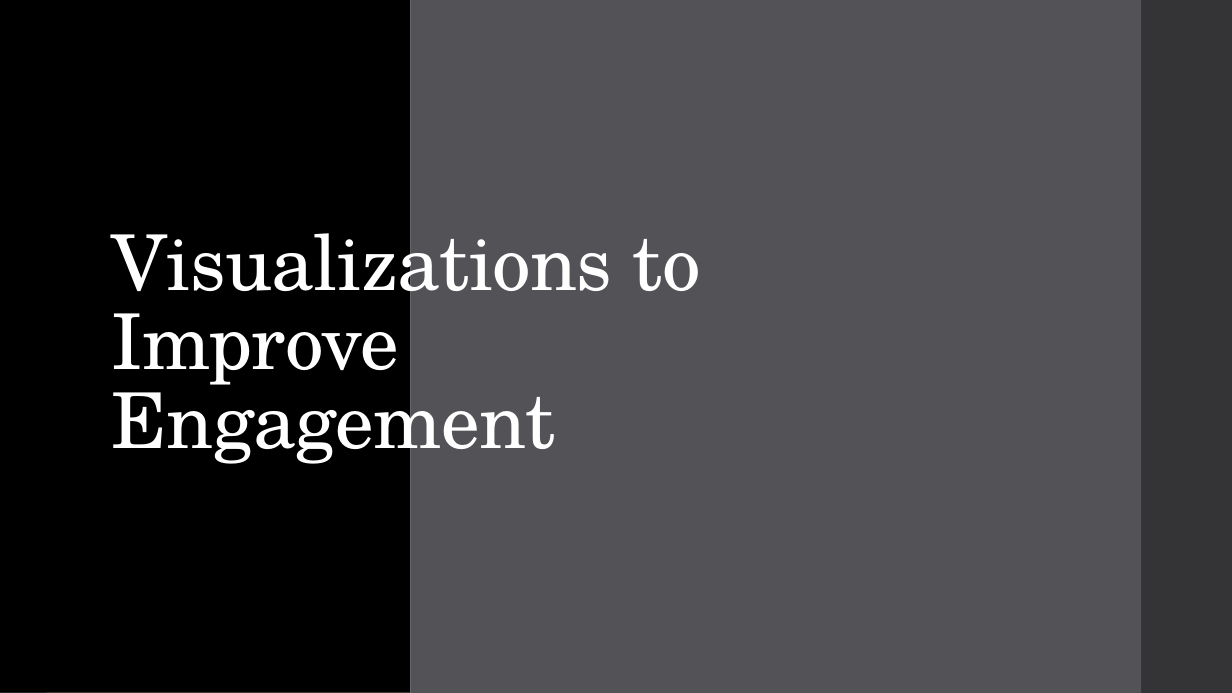
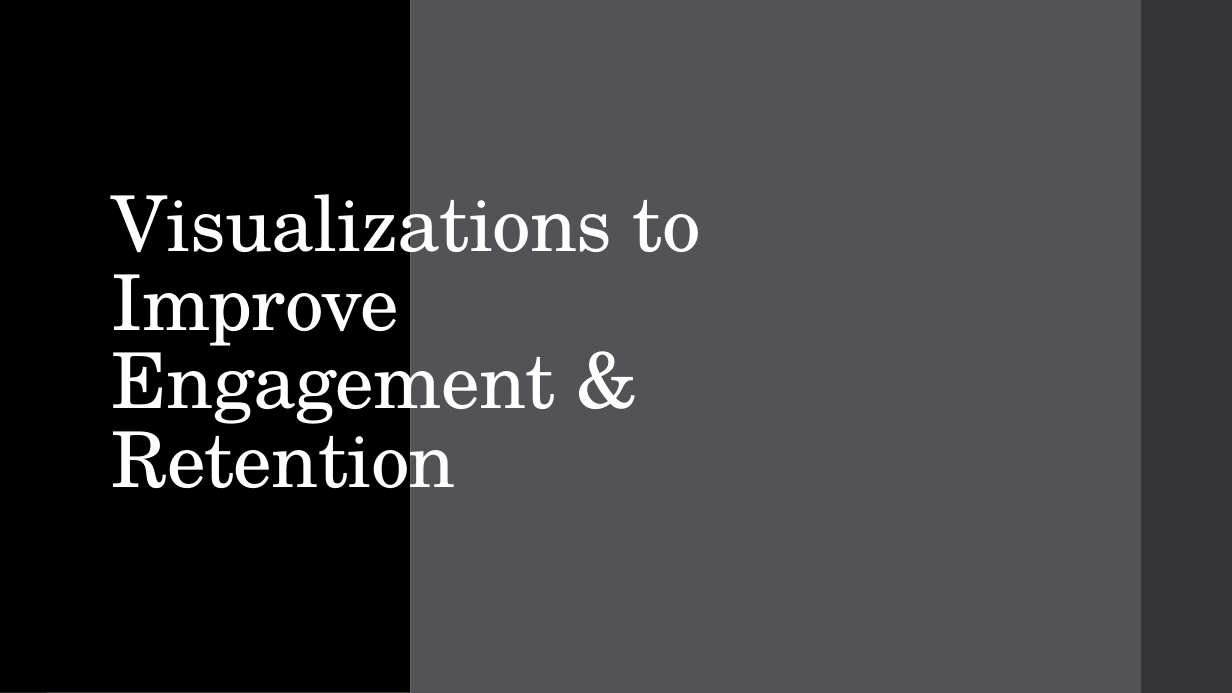
Before and after one commit to Drymander/Capstone-Halo-5, a slide deck: slide 4 of presentation/Presentation.pptx. Drawn at 1232x693 pixels with LibreOffice and Linux fonts; fonts in the diff are those of the drawing. Boxes give left, top, right and bottom in pixels: in the first picture for what was removed or moved away, otherwise in the second. Text is boxed around its words. In the diff, an @@ line names an element or a change of style, - is before the commit and + after.

```diff
--- a/presentation/Presentation.pptx
+++ b/presentation/Presentation.pptx
@@ title at (112,175,701,510): text changed @@
-Visualizations to Improve Engagement
+Visualizations to Improve Engagement & Retention
```
Also in this commit, not shown: 7 other slides changed, 5 other files.
